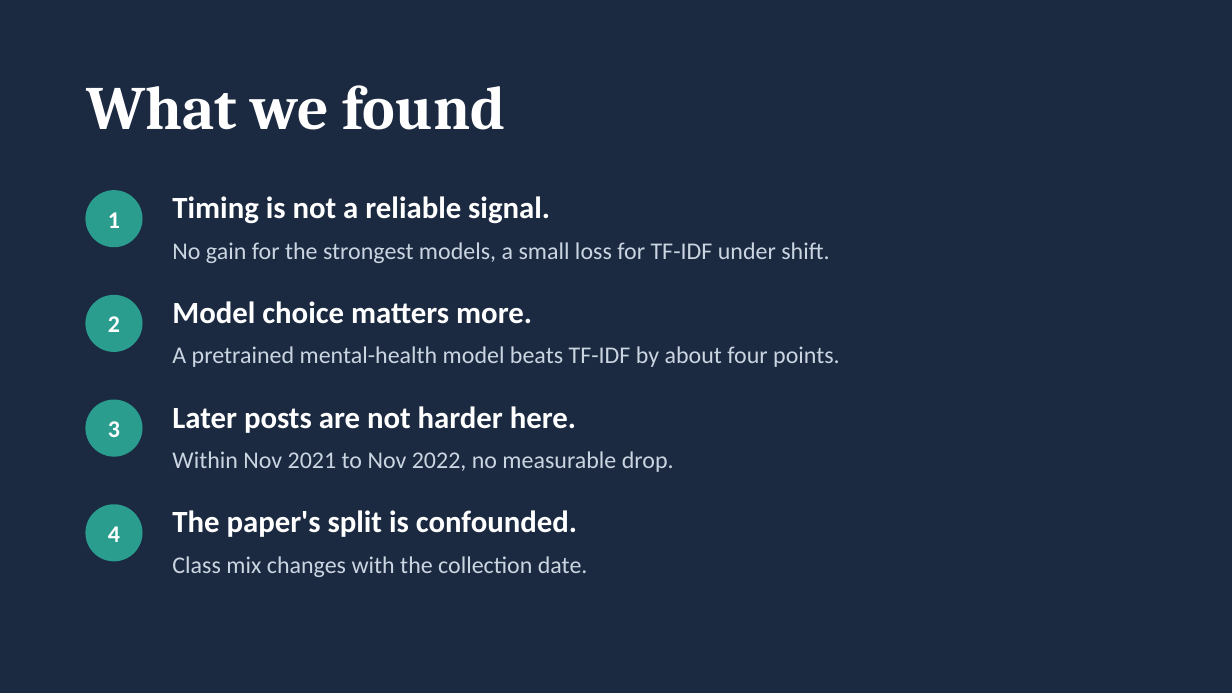
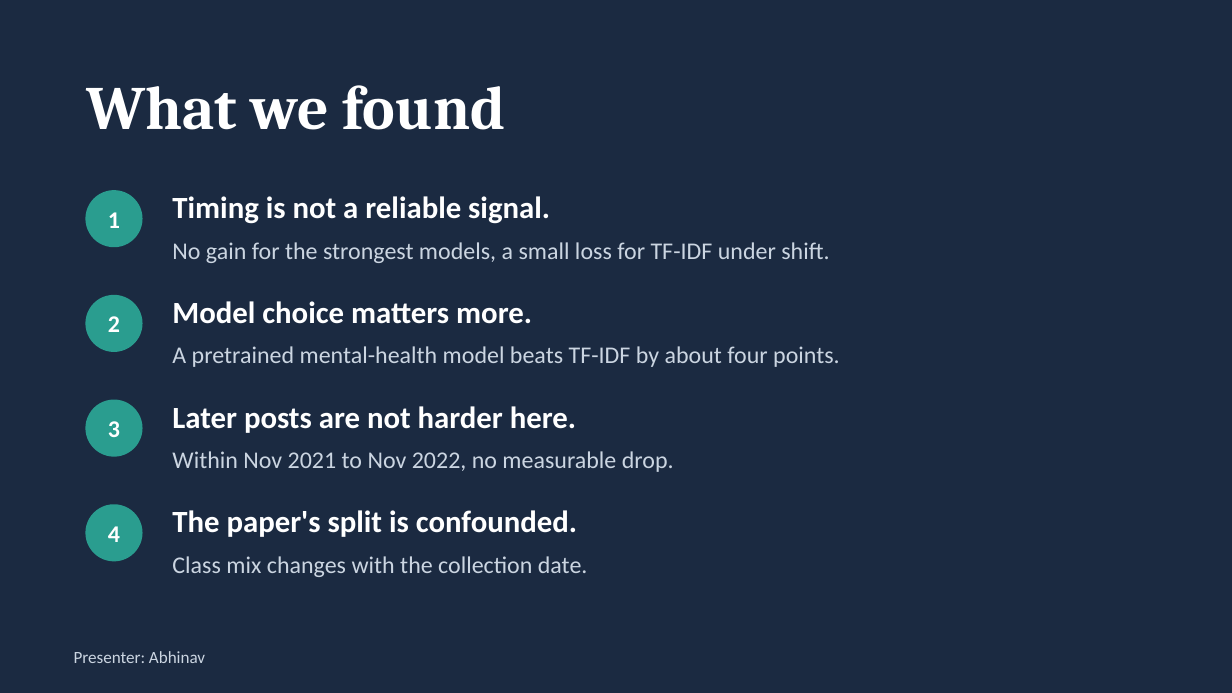
Before and after one commit to Abhinavxox/reddit-mental-health-timing, a slide deck: slide 16 of slides/Phase1_Timing_Matters.pptx. Drawn at 1232x693 pixels with LibreOffice and Linux fonts; fonts in the diff are those of the drawing. Boxes give left, top, right and bottom in pixels: in the first picture for what was removed or moved away, otherwise in the second. Text is boxed around its words. In the diff, an @@ line names an element or a change of style, - is before the commit and + after.

```diff
--- a/slides/Phase1_Timing_Matters.pptx
+++ b/slides/Phase1_Timing_Matters.pptx
@@ text added at [74,651,205,663], 10 pt, text #CBD5E1 @@
+Presenter: Abhinav
```
Also in this commit, not shown: 17 other slides changed, 4 other files.
